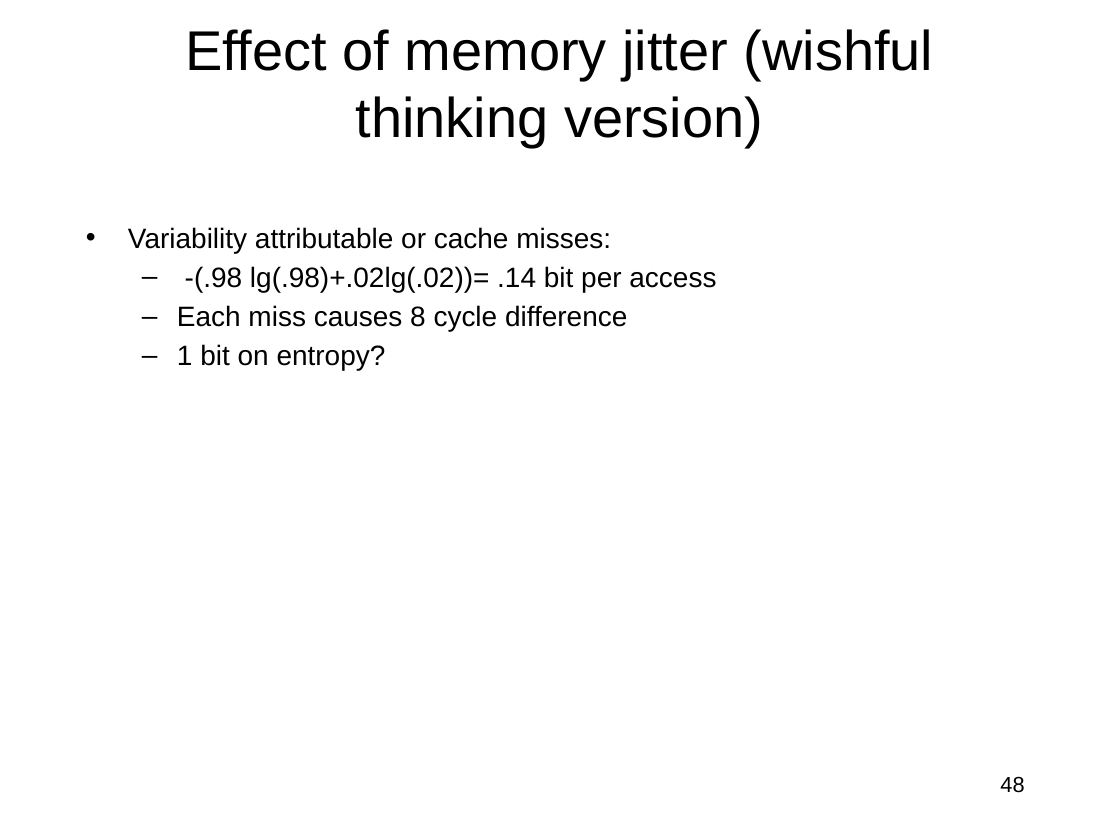
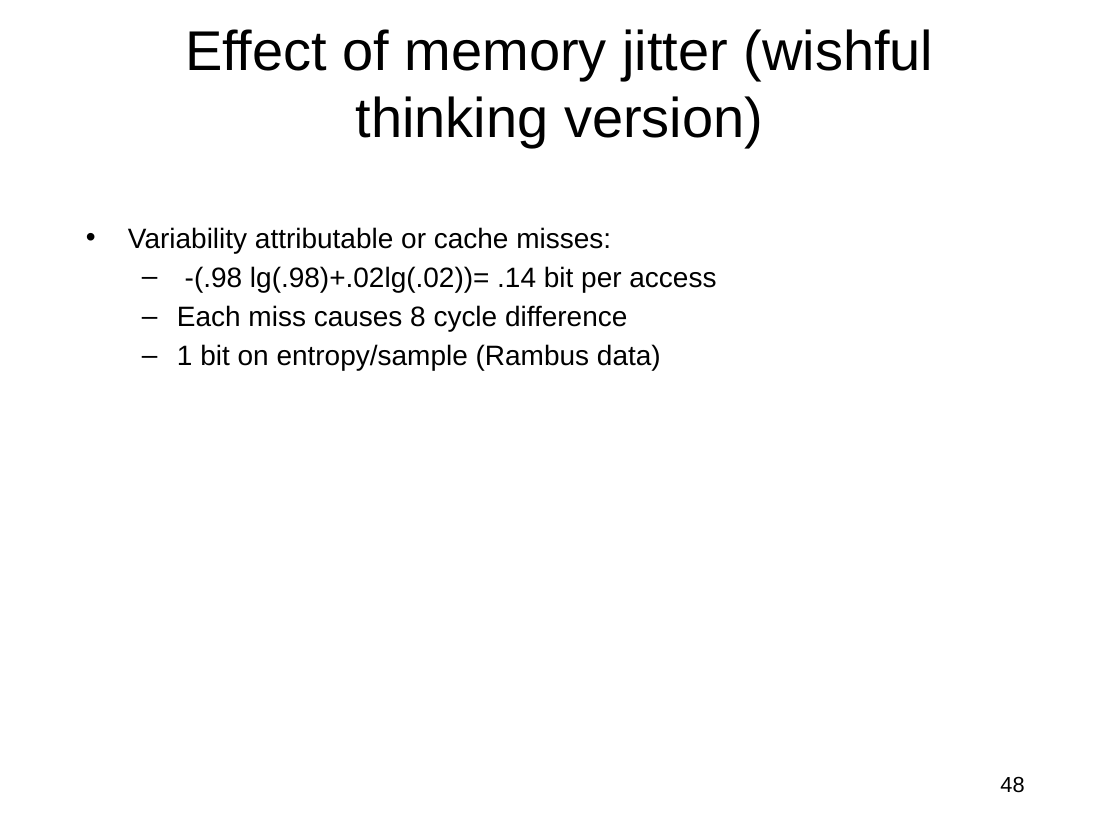
Before and after one commit to jlmucb/class_notes, a slide deck: slide 48 of BerkeleyClass/CS290Spring2013/Lectures/entropy_talk.pptx. Drawn at 1120x840 pixels with LibreOffice and Linux fonts; fonts in the diff are those of the drawing. Boxes give left, top, right and bottom in pixels: in the first picture for what was removed or moved away, otherwise in the second. Text is boxed around its words. In the diff, an @@ line names an element or a change of style, - is before the commit and + after.

```diff
--- a/BerkeleyClass/CS290Spring2013/Lectures/entropy_talk.pptx
+++ b/BerkeleyClass/CS290Spring2013/Lectures/entropy_talk.pptx
@@ text at [177,344,661,371]: text changed @@
-  – 1 bit on entropy?
+  – 1 bit on entropy/sample (Rambus data)
```
Also in this commit, not shown: 1 other slide changed, 2 other files.
